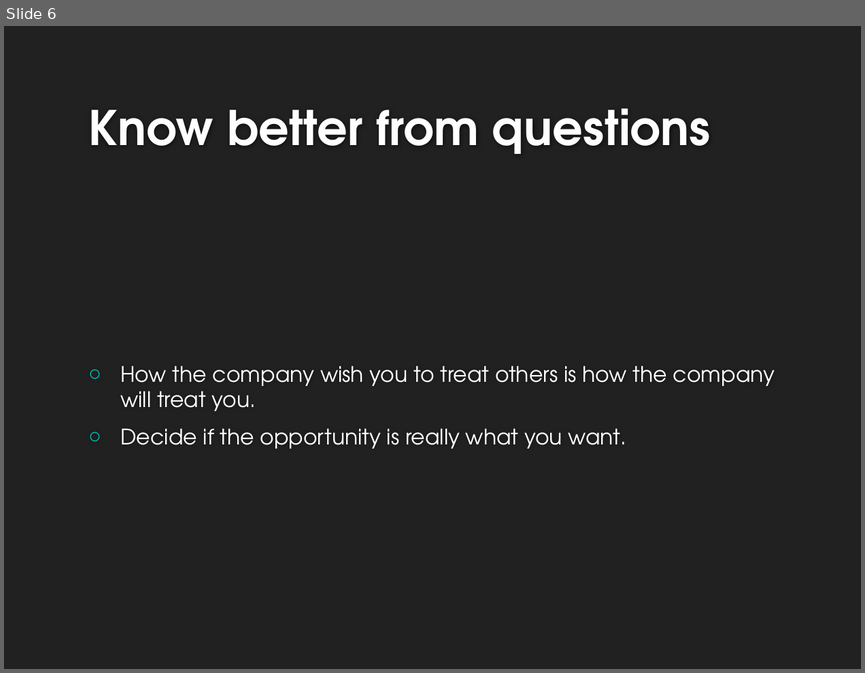
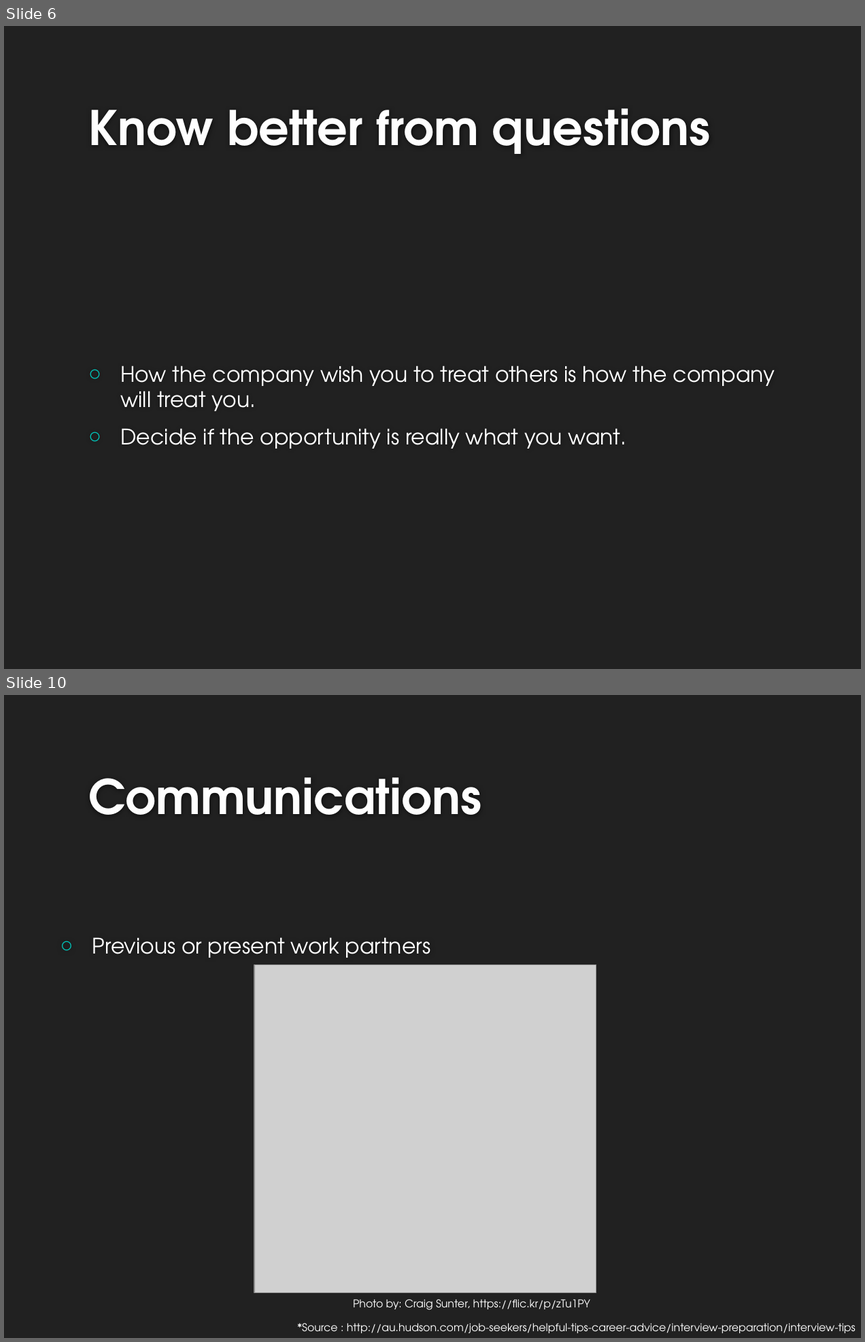
Before and after one commit to riwu/CS2101, a slide deck: OP1.pptx. Shown one above the other, each under a label of ours: slide 6 before the commit, slides 6 and 10 after it; the slides between them are not shown. The pictures are 865x673 and 865x1342 pixels, drawn with LibreOffice and Linux fonts; fonts in the diff are those of the drawing; grey boxes stand for pictures; background and template pictures are left out. Boxes give left, top, right and bottom in pixels: in the first picture for what was removed or moved away, otherwise in the second. Text is boxed around its words. In the diff, an @@ line names an element or a change of style, - is before the commit and + after.

```diff
--- a/OP1.pptx
+++ b/OP1.pptx
@@ slide 10 added at [4,695,861,1338], background #212121 @@
@@ title added at [88,777,481,815], 40 pt, text #FEFEFE, bold @@
+Communications
@@ text added at [92,937,431,957], 18 pt, text #FFFFFF @@
+○ Previous or present work partners
@@ picture added at [254,965,596,1292] @@
@@ text added at [353,1299,590,1310], 9 pt, text #FFFFFF @@
+Photo by: Craig Sunter, https://flic.kr/p/zTu1PY
@@ text added at [297,1323,855,1333], 9 pt, text #FFFFFF @@
+*Source : http://au.hudson.com/job-seekers/helpful-tips-career-advice/interview-preparation/interview-tips
```
Also in this commit, not shown: 1 slide changed, 5 other slides added.
